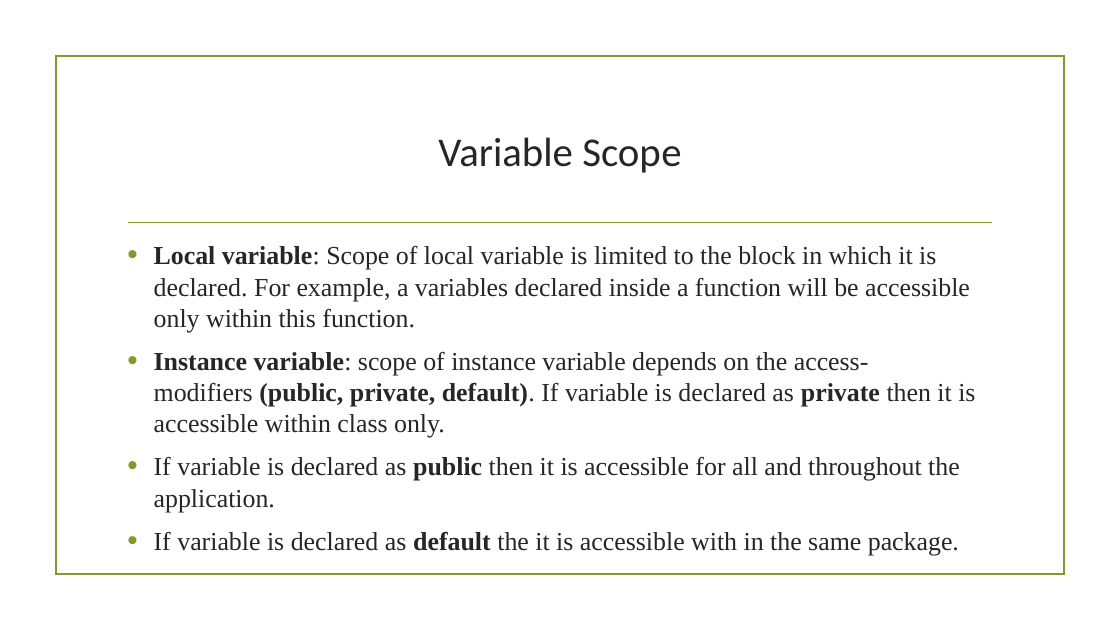
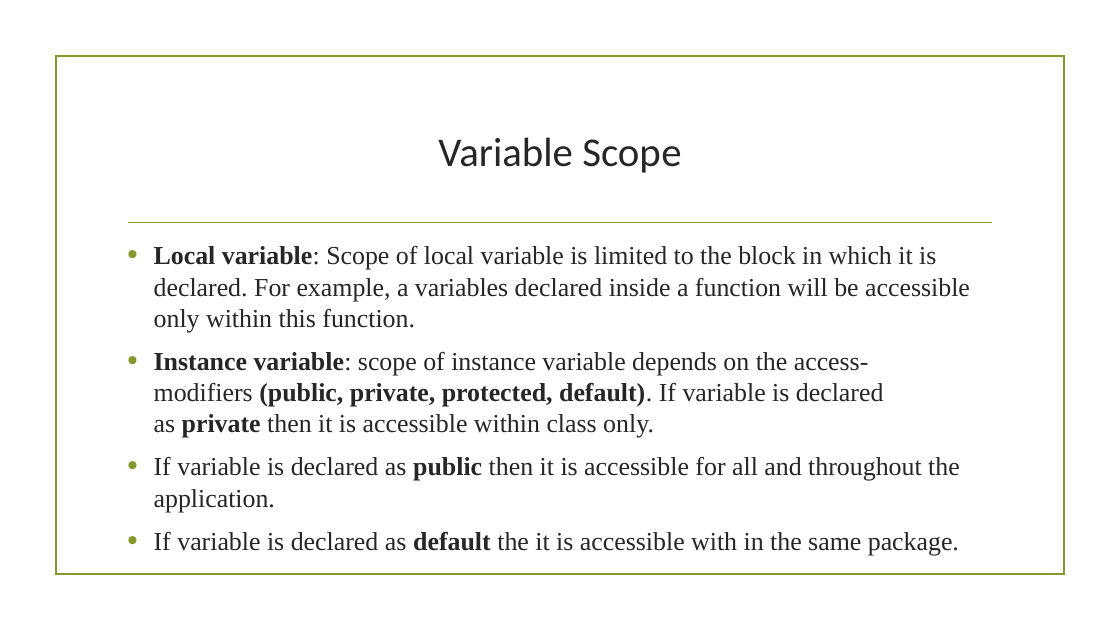
Before and after one commit to ramazansakin/patika-getir-bootcamp-slides, a slide deck: slide 14 of Week1.pptx. Drawn at 1120x630 pixels with LibreOffice and Linux fonts; fonts in the diff are those of the drawing; background and template pictures are left out. Boxes give left, top, right and bottom in pixels: in the first picture for what was removed or moved away, otherwise in the second. Text is boxed around its words. In the diff, an @@ line names an element or a change of style, - is before the commit and + after.

```diff
--- a/Week1.pptx
+++ b/Week1.pptx
@@ text at <box>154,351,884,438</box>: text changed @@
-• Instance variable: scope of instance variable depends on the access-modifiers (public, private, default). If variable is declared as private then it is accessible within class only.
+• Instance variable: scope of instance variable depends on the access-modifiers (public, private, protected, default). If variable is declared as private then it is accessible within class only.
```
Also in this commit, not shown: 4 other slides changed, 1 other file.
